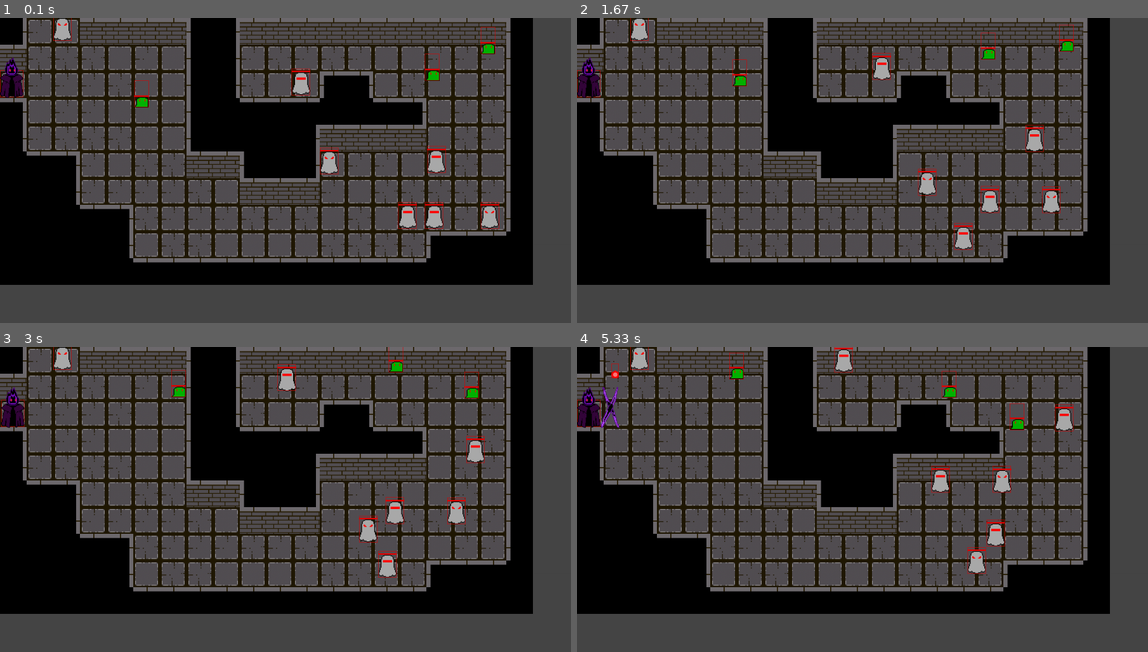
Above: before the commit, frames 1-4 (two rows, left to right).
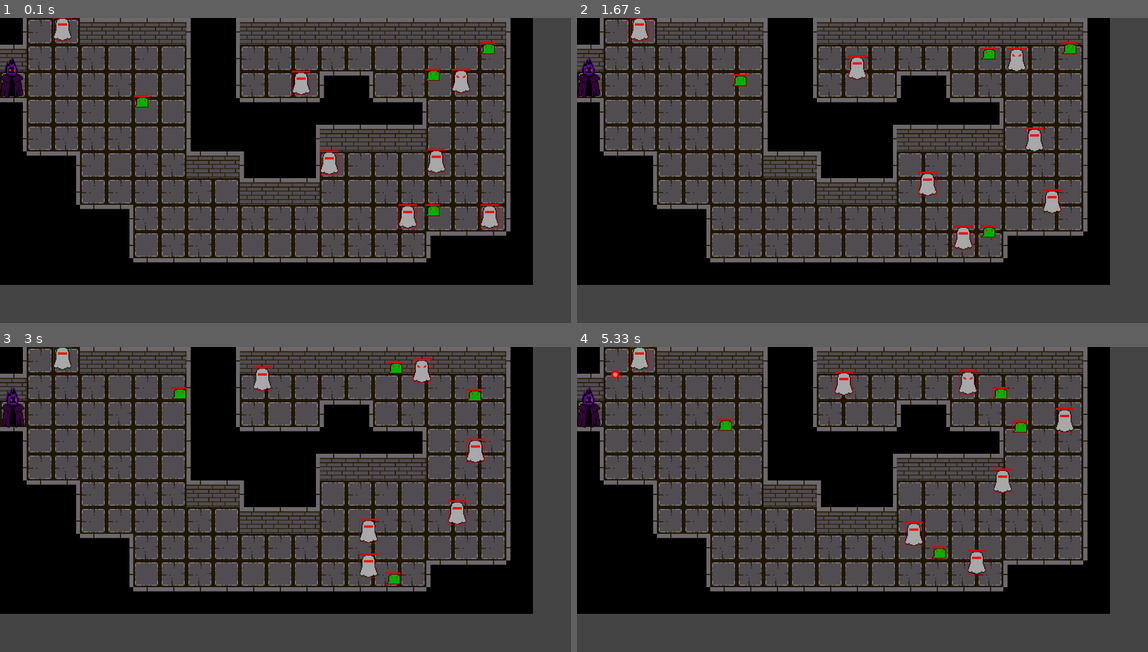
Above: after the commit, the same moments.

Repository: philogamer/pygame1
Game: pygame game, started from code.py
The game is run twice, just before and just after one commit, with the same random seed, the same clock (stepped at 60 frames per second) and the same inputs.
Inputs:
- Up to frame 1 (0.1 s): no input
- Up to frame 2 (1.67 s): hold Right 0.33-0.8 s; hold Left from 1.33 s (still down)
- Up to frame 3 (3 s): release Left at 1.87 s; tap S at 1.9 s; tap D at 2.23 s
- Up to frame 4 (5.33 s): hold Right 3.07-3.7 s; hold Left 3.73-4.2 s; hold Right 4.23-4.7 s; tap A at 4.73 s; hold Right from 5.07 s (still down)

The runs differ from the first frame. In frame 1, 1.0% of the frame differs, in the area x 0-88%, y 0-70%; in frame 2, 1.6%; in frame 3, 2.1%; in frame 4, 2.6%, in the area x 0-87%, y 0-75%.

Commit message:
creep take damage
make the function take dam fron the player of the creep and make it can't bug

Diff:
--- a/code.py
+++ b/code.py
@@ -131,6 +131,7 @@
         self.notry=False
         self.testx=False
         self.testy=False
+        self.takedame=False
         if self.type=='normal':
             self.img='assets/ghost.png'
             self.h=30*2
@@ -182,8 +183,8 @@
             self.x=0
         if self.x>(1400-self.w):
             self.x=(1400-self.w)
-        if self.y<0:
-            self.y=0
+        if self.y<(70-self.h):
+            self.y=70-self.h
         if self.y>700-self.h:
             self.y=700-self.h
     def update(self):
@@ -271,7 +272,7 @@
         wall=[]
         creeps=[]
         bullets=[]
-        slash=[]
+        slashes=[]
         slashcooldown=0
         if not firstdoor:
             doorlong=random.randint(1,5)
@@ -608,24 +609,33 @@
 
     player.move(dt)
     player.update()
-    if keys[pygame.K_LEFT] and slashcooldown==0:
-        slash.append(Slash(player.x,player.y-(107-70),'left'))
-        slashcooldown=1
-    if keys[pygame.K_RIGHT] and slashcooldown==0:
-        slash.append(Slash(player.x,player.y-(107-70),'right'))
-        slashcooldown=1
-    for i in slash:
+    if keys[pygame.K_LEFT] and slashcooldown<=0:
+        slashes.append(Slash(player.x,player.y-(107-70),'left'))
+        slashcooldown=0.5
+        for creep in creeps:
+            creep.takedame=True
+    if keys[pygame.K_RIGHT] and slashcooldown<=0:
+        slashes.append(Slash(player.x,player.y-(107-70),'right'))
+        slashcooldown=0.5
+        for creep in creeps:
+            creep.takedame=True
+    for i in slashes:
         i.present+=dt
         if i.present>=0.1:
-            slash.remove(i)
-            slashcooldown=0
+            slashes.remove(i)
+            for creep in creeps:
+                creep.takedame=False
+    if not slashes: slashcooldown-=dt
+    if slashes:
+        slash=slashes[0]
 
 
     #creep logic
     creepsquare=random.sample(insidef,int(len(insidef)/5/2))
     if creeps==[]:
         for i in creepsquare:
-            creeps.append(Creep(i,random.choice(['slime','normal','elite'])))
+            creeps.append(Creep(i,random.choice(['slime','normal'])))
+        creeps.append(Creep(random.choice(insidef),'elite'))
     for creep in creeps:
         if math.hypot(player.x-creep.x,player.y-creep.y)>creep.range:
             if math.hypot(player.x-creep.x,player.y-creep.y)>creep.view or creep.notry:
@@ -781,18 +791,27 @@
             if creep.shoot>=5:
                 bullets.append(Bullet(creep.x,creep.y,player.x,player.y))
                 creep.shoot=0
+    if slashes:
+        for creep in creeps:
+            if creep.rect.colliderect(slash.rect) and creep.takedame:
+                creep.hp-=slash.dmg
+                creep.takedame=False
+            if creep.hp<=0:
+                creeps.remove(creep)
     for bullet in bullets:
         bullet.move(dt)
         bullet.update()
-        if bullet.rect.colliderect(player.rect):
-            bullets.remove(bullet)
-        elif bullet.x>=(1400-20) or bullet.x<=0 or bullet.y<=0 or bullet.y>=(700-20):
+        if bullet.rect.colliderect(player.rect) or bullet.x>=(1400-20) or bullet.x<=0 or bullet.y<=0 or bullet.y>=(700-20):
             bullets.remove(bullet)
         else:
             for object in obstacle:
                 if bullet.wallrect.colliderect(object.rect):
                     bullets.remove(bullet)
                     break
+    if slashes:
+        for bullet in bullets:
+            if bullet.rect.colliderect(slash.rect):
+                bullets.remove(bullet)
 
 
 
@@ -819,13 +838,12 @@
         i.draw(screen)
     for i in creeps:
         i.draw(screen)
-        pygame.draw.rect(screen,(225,0,0),i.wallrect,1)
-    pygame.draw.rect(screen,(225,0,0),player.wallrect,1)
+        pygame.draw.rect(screen,(225,0,0),i.rect,1)
     player.draw(screen)
     for i in bullets:
         i.draw(screen)
-        pygame.draw.rect(screen,(225,0,0),i.wallrect,1)
-    for i in slash:
+        pygame.draw.rect(screen,(225,0,0),i.rect,1)
+    for i in slashes:
         i.draw(screen)
 
 
